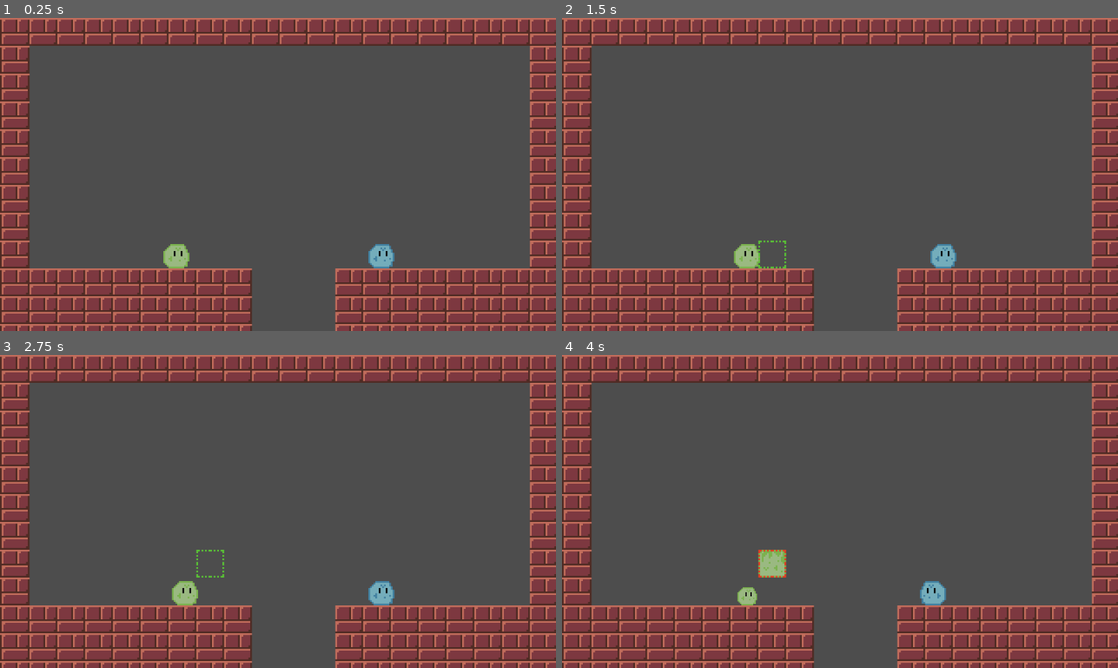
Above: before the commit, frames 1-4 (two rows, left to right).
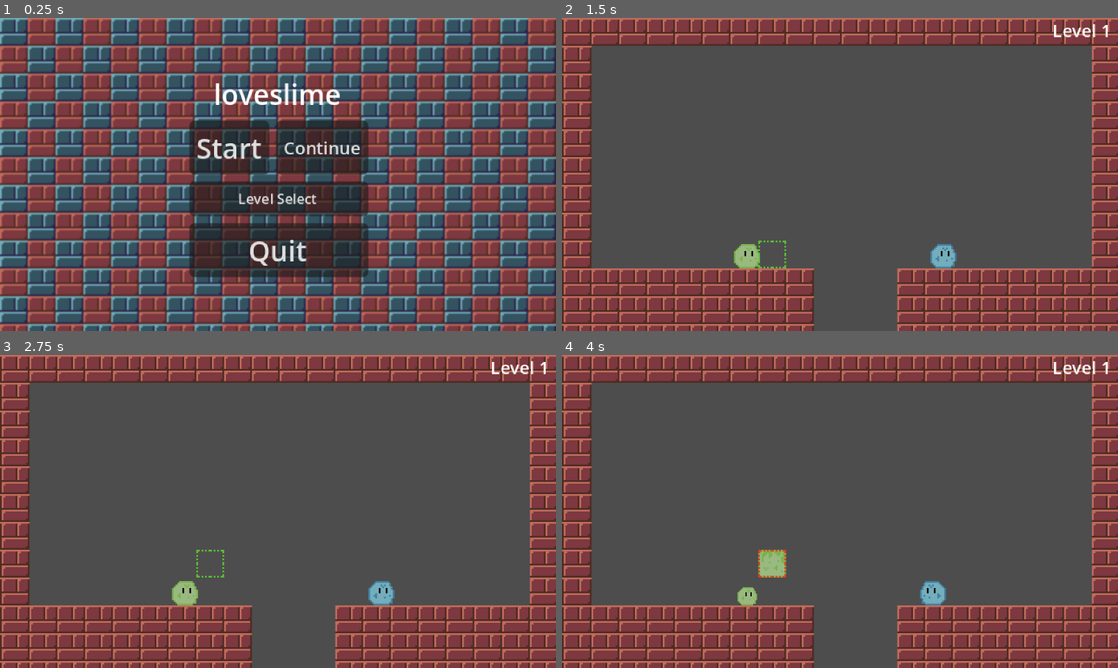
Above: after the commit, the same moments.

Repository: MiguelGibo/new-game-project
Game: Godot game, scene res://main_menu.tscn
Same seed, same stepped clock (60 frames per second), same inputs: the game is played once before the commit and once after it. Before the commit the project starts from res://scenes/level_1.tscn.
Inputs (mouse positions are in pixels of both pictures, inside the frame that each line leads up to):
- Up to frame 1 (0.25 s): no input
- Up to frame 2 (1.5 s): click (789, 146) at 0.5 s, where only the run after the commit has a clickable "Start"; hold D (right_move) from 1.28 s (still down); tap G (block_mode) at 1.35 s
- Up to frame 3 (2.75 s): keep holding D (right_move); tap W (up_move) at 1.52, 2.27 s; tap Enter at 2 s; tap Down (down_move2) at 2.1 s
- Up to frame 4 (4 s): tap Space at 2.75 s; release D (right_move) at 2.78 s; hold A (left_move) 2.78-3.53 s; tap Left (left_move2) at 2.85 s; tap Enter at 3.5 s; hold D (right_move) from 3.53 s (still down); tap F (mine_block) at 3.6 s; tap W (up_move) at 3.77 s

The runs differ from the first frame. In frame 1, 83% of the frame differs, in the area x 0-100%, y 0-100%; in frame 2, 0.2%; in frame 3, 0.2%; in frame 4, 0.2%.

Commit message:
main menu

Diff:
--- a/main_menu.gd
+++ b/main_menu.gd
@@ -16,7 +16,8 @@
 
 
 func _on_start_button_pressed() -> void:
-	get_tree().change_scene_to_packed(level_1)
+	GameManager.current_level = 1
+	GameManager.trigger_transition()
 
 
 func _on_quit_button_pressed() -> void:
@@ -31,3 +32,32 @@
 func _on_back_button_pressed() -> void:
 	title.visible = true
 	level_select.visible = false
+
+
+func _on_continue_button_pressed() -> void:
+	GameManager.trigger_transition()
+
+
+func _on_level_1_pressed() -> void:
+	GameManager.current_level = 1
+	GameManager.trigger_transition()
+
+
+func _on_level_2_pressed() -> void:
+	GameManager.current_level = 2
+	GameManager.trigger_transition()
+
+
+func _on_level_3_pressed() -> void:
+	GameManager.current_level = 3
+	GameManager.trigger_transition()
+
+
+func _on_level_4_pressed() -> void:
+	GameManager.current_level = 4
+	GameManager.trigger_transition()
+
+
+func _on_level_5_pressed() -> void:
+	GameManager.current_level = 5
+	GameManager.trigger_transition()
--- a/main_menu.tscn
+++ b/main_menu.tscn
@@ -85,15 +85,21 @@
 size_flags_horizontal = 3
 text = "Start"
 
-[node name="QuitButton" type="Button" parent="Title/HBoxContainer" unique_id=166760854]
+[node name="ContinueButton" type="Button" parent="Title/HBoxContainer" unique_id=1720075390]
 layout_mode = 2
 size_flags_horizontal = 3
-text = "Quit"
+theme_override_font_sizes/font_size = 10
+text = "Continue"
 
 [node name="LevelSelectButton" type="Button" parent="Title" unique_id=1469163420]
 layout_mode = 2
 theme_override_font_sizes/font_size = 8
 text = "Level Select"
+
+[node name="QuitButton" type="Button" parent="Title" unique_id=166760854]
+layout_mode = 2
+size_flags_horizontal = 3
+text = "Quit"
 
 [node name="LevelSelect" type="VBoxContainer" parent="." unique_id=1217065582]
 visible = false
@@ -119,6 +125,37 @@
 
 [node name="VBoxContainer" type="VBoxContainer" parent="LevelSelect/ScrollContainer" unique_id=1735354662]
 layout_mode = 2
+size_flags_horizontal = 3
+
+[node name="Level1" type="Button" parent="LevelSelect/ScrollContainer/VBoxContainer" unique_id=1749908913]
+layout_mode = 2
+size_flags_vertical = 3
+theme_override_font_sizes/font_size = 7
+text = "Level 1"
+
+[node name="Level2" type="Button" parent="LevelSelect/ScrollContainer/VBoxContainer" unique_id=1207293117]
+layout_mode = 2
+size_flags_vertical = 3
+theme_override_font_sizes/font_size = 7
+text = "Level 2"
+
+[node name="Level3" type="Button" parent="LevelSelect/ScrollContainer/VBoxContainer" unique_id=1719114049]
+layout_mode = 2
+size_flags_vertical = 3
+theme_override_font_sizes/font_size = 7
+text = "Level 3"
+
+[node name="Level4" type="Button" parent="LevelSelect/ScrollContainer/VBoxContainer" unique_id=1409751769]
+layout_mode = 2
+size_flags_vertical = 3
+theme_override_font_sizes/font_size = 7
+text = "Level 4"
+
+[node name="Level5" type="Button" parent="LevelSelect/ScrollContainer/VBoxContainer" unique_id=1298700621]
+layout_mode = 2
+size_flags_vertical = 3
+theme_override_font_sizes/font_size = 7
+text = "Level 5"
 
 [node name="BackButton" type="Button" parent="LevelSelect" unique_id=2099402221]
 layout_mode = 2
@@ -127,6 +164,12 @@
 text = "Back"
 
 [connection signal="pressed" from="Title/HBoxContainer/StartButton" to="." method="_on_start_button_pressed"]
-[connection signal="pressed" from="Title/HBoxContainer/QuitButton" to="." method="_on_quit_button_pressed"]
+[connection signal="pressed" from="Title/HBoxContainer/ContinueButton" to="." method="_on_continue_button_pressed"]
 [connection signal="pressed" from="Title/LevelSelectButton" to="." method="_on_level_select_button_pressed"]
+[connection signal="pressed" from="Title/QuitButton" to="." method="_on_quit_button_pressed"]
+[connection signal="pressed" from="LevelSelect/ScrollContainer/VBoxContainer/Level1" to="." method="_on_level_1_pressed"]
+[connection signal="pressed" from="LevelSelect/ScrollContainer/VBoxContainer/Level2" to="." method="_on_level_2_pressed"]
+[connection signal="pressed" from="LevelSelect/ScrollContainer/VBoxContainer/Level3" to="." method="_on_level_3_pressed"]
+[connection signal="pressed" from="LevelSelect/ScrollContainer/VBoxContainer/Level4" to="." method="_on_level_4_pressed"]
+[connection signal="pressed" from="LevelSelect/ScrollContainer/VBoxContainer/Level5" to="." method="_on_level_5_pressed"]
 [connection signal="pressed" from="LevelSelect/BackButton" to="." method="_on_back_button_pressed"]
--- a/project.godot
+++ b/project.godot
@@ -11,7 +11,7 @@
 [application]
 
 config/name="New Game Project"
-run/main_scene="uid://l1dhtqji1d6x"
+run/main_scene="uid://crev2inf1u6xe"
 config/features=PackedStringArray("4.6", "GL Compatibility")
 config/icon="res://icon.svg"
 
--- a/scenes/level_1.tscn
+++ b/scenes/level_1.tscn
@@ -63,3 +63,15 @@
 offset_right = 338.0
 offset_bottom = 208.0
 color = Color(1, 1, 1, 0)
+
+[node name="Label" type="Label" parent="." unique_id=847682524]
+anchors_preset = 1
+anchor_left = 1.0
+anchor_right = 1.0
+offset_left = 282.0
+offset_right = 317.0
+offset_bottom = 14.0
+grow_horizontal = 0
+size_flags_horizontal = 4
+theme_override_font_sizes/font_size = 10
+text = "Level 1"
--- a/scenes/level_2.tscn
+++ b/scenes/level_2.tscn
@@ -74,3 +74,15 @@
 rotation = -1.5707964
 shape = SubResource("RectangleShape2D_b4j7a")
 one_way_collision = true
+
+[node name="Label" type="Label" parent="." unique_id=831433485]
+anchors_preset = 1
+anchor_left = 1.0
+anchor_right = 1.0
+offset_left = 282.0
+offset_right = 317.0
+offset_bottom = 14.0
+grow_horizontal = 0
+size_flags_horizontal = 4
+theme_override_font_sizes/font_size = 10
+text = "Level 2"
--- a/scenes/level_3.tscn
+++ b/scenes/level_3.tscn
@@ -74,3 +74,15 @@
 offset_right = 338.0
 offset_bottom = 208.0
 color = Color(1, 1, 1, 0)
+
+[node name="Label" type="Label" parent="." unique_id=236311863]
+anchors_preset = 1
+anchor_left = 1.0
+anchor_right = 1.0
+offset_left = 282.0
+offset_right = 317.0
+offset_bottom = 14.0
+grow_horizontal = 0
+size_flags_horizontal = 4
+theme_override_font_sizes/font_size = 10
+text = "Level 3"
--- a/scripts/game_manager.gd
+++ b/scripts/game_manager.gd
@@ -1,6 +1,7 @@
 extends Node
 
-var current_level: int = 2
+const SAVE_PATH: String = "user://savegame.dat"
+var current_level: int = 1
 var total_levels: int = 3
 var is_transitioning: bool = false
 
@@ -13,6 +14,7 @@
 	players_touching.append(player)
 	print("Registered: ", player.name, " | Total: ", players_touching.size())
 	if players_touching.size() >= 2:
+		advance_level()
 		trigger_transition()
 
 func unregister_player_touch(player) -> void:
@@ -23,8 +25,9 @@
 		return
 	print("Transitioning to: ", get_next_level_path())
 	is_transitioning = true
+	save_game()
+
 	var next_path = get_next_level_path()
-	advance_level()
 
 	# Find overlay and do transition
 	var overlay = get_tree().current_scene.find_child("ColorRect")
@@ -35,8 +38,9 @@
 
 	var tween = get_tree().create_tween()
 	tween.tween_property(overlay, "color", Color(0, 0, 0, 1), 0.5)
-	tween.tween_interval(0.5)
+	tween.tween_interval(0.15)
 	tween.tween_callback(func():
+		is_transitioning = false
 		players_touching.clear()
 		get_tree().change_scene_to_file(next_path)
 	)
@@ -46,3 +50,32 @@
 
 func advance_level() -> void:
 	current_level += 1
+
+func _ready() -> void:
+	load_game()
+
+func save_game() -> void:
+	if current_level > total_levels:
+		current_level = 1
+
+	var file = FileAccess.open(SAVE_PATH, FileAccess.WRITE)
+
+	if file:
+		file.store_var(current_level)
+		file.close()
+		print("Game saved! Current level: ", current_level)
+
+func load_game() -> void:
+	if FileAccess.file_exists(SAVE_PATH):
+		var file = FileAccess.open(SAVE_PATH, FileAccess.READ)
+		if file:
+			var saved_data = file.get_var()
+
+			if saved_data == null:
+				current_level = 1
+			else:
+				current_level = saved_data
+			file.close()
+			print("Save loaded! Current level: ", current_level)
+	else:
+		print("No save data found. Starting fresh.")
Not shown: 1 places in scenes/level_1.tscn that only renumber resources
Not shown: 1 places in scenes/level_2.tscn that only renumber resources
Not shown: 1 places in scenes/level_3.tscn that only renumber resources
